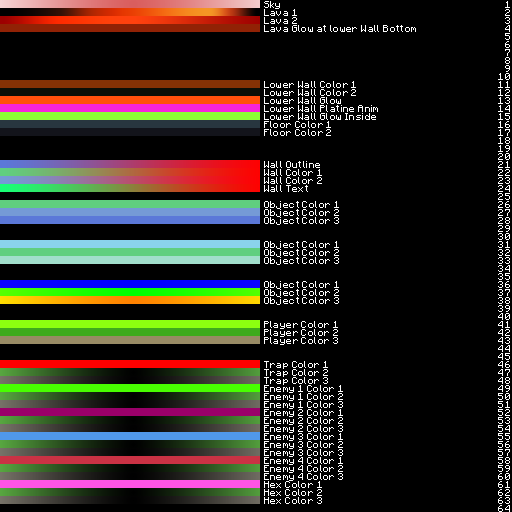
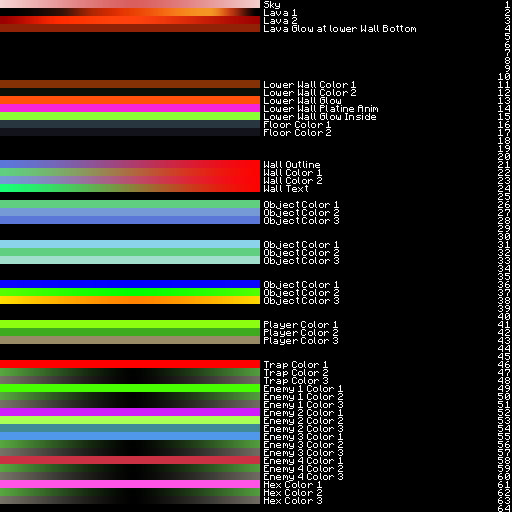
Layer changes from the first 512×512 image to the second:
painted on "Rectangle 1" (10th of 13, in "Enemy Sputnik") over [left=0, top=408, right=260, bottom=416]
painted on "Rectangle 1 copy" (10th of 13, in "Enemy Sputnik") over [left=0, top=416, right=260, bottom=424]
painted on "Rectangle 1 copy 2" (10th of 13, in "Enemy Sputnik") over [left=0, top=424, right=260, bottom=432]
